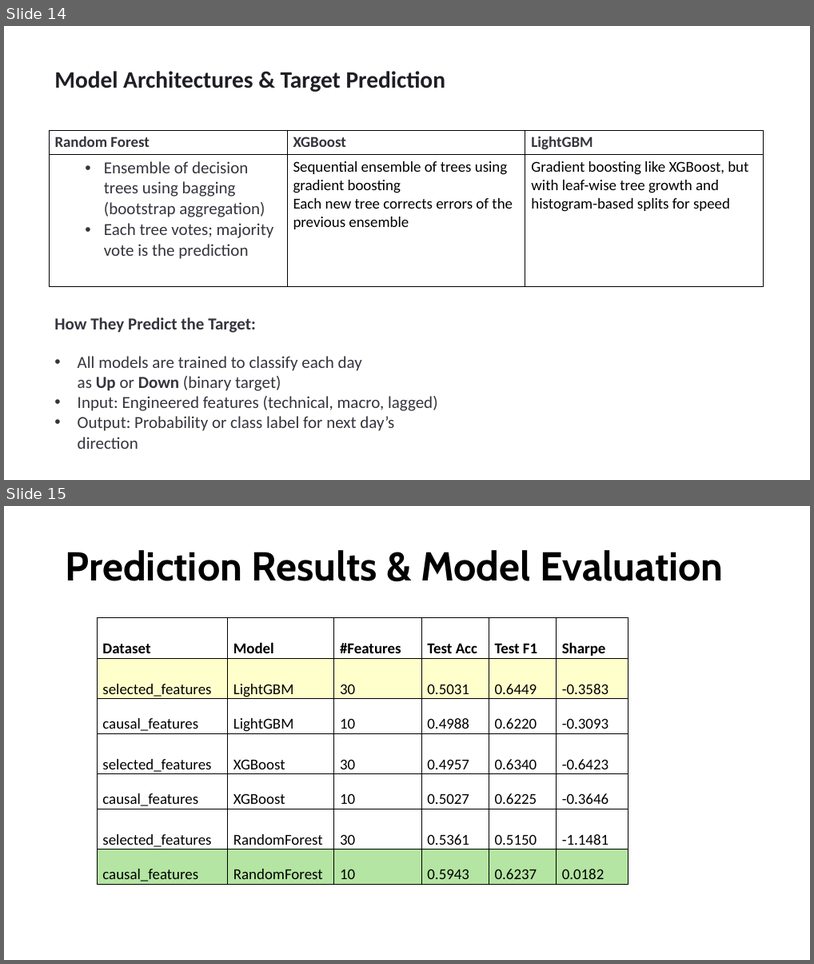
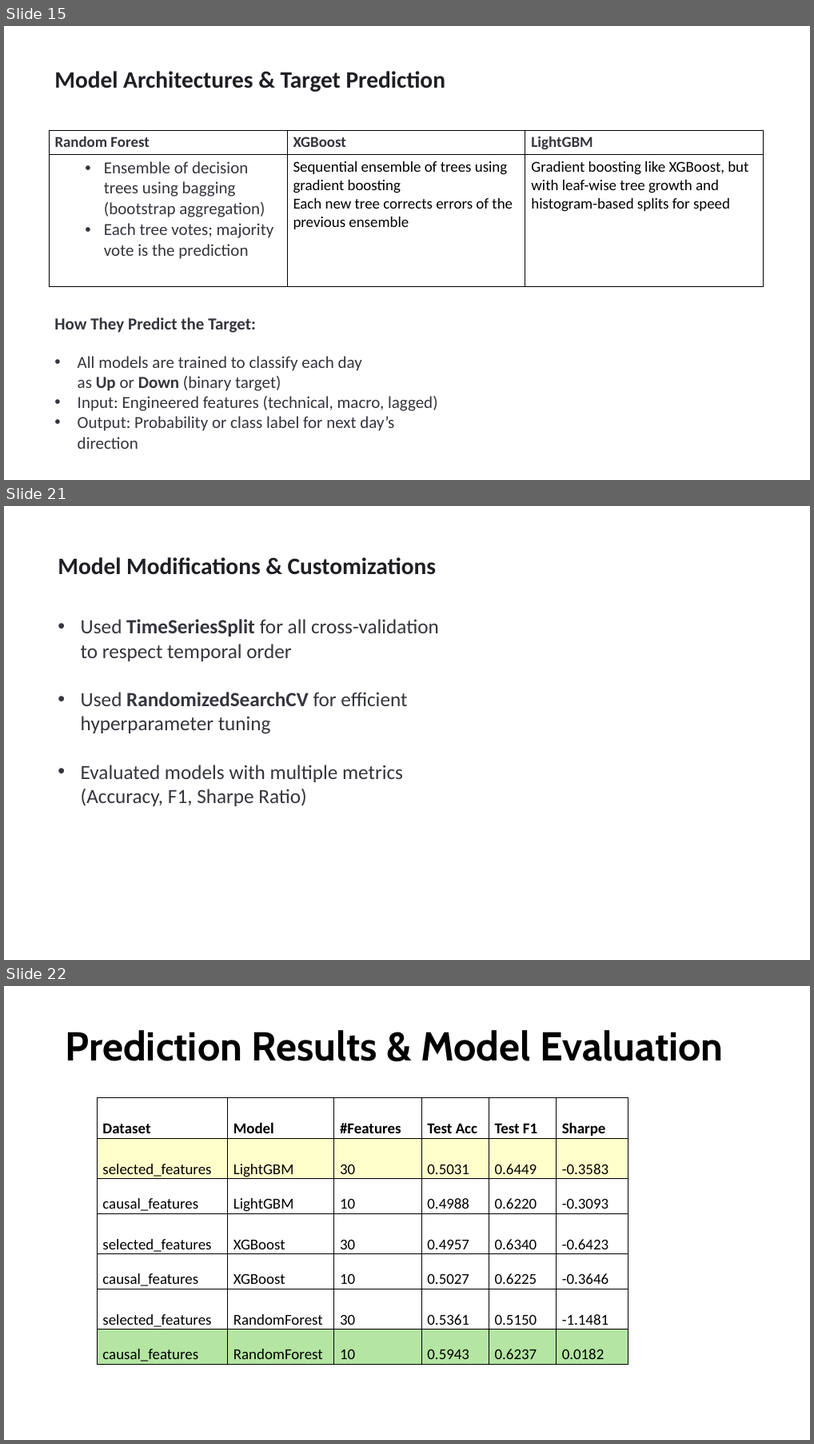
Before and after one commit to sjohny-uh/Causal_Inference_Project, a slide deck: Presentation/Causal_Inference_Presentation.pptx. Shown one above the other, each under a label of ours: slides 14 and 15 before the commit, slides 15, 21 and 22 after it; the slides between them are not shown. The pictures are 814x964 and 814x1444 pixels, drawn with LibreOffice and Linux fonts; fonts in the diff are those of the drawing. Boxes give left, top, right and bottom in pixels: in the first picture for what was removed or moved away, otherwise in the second. Text is boxed around its words. In the diff, an @@ line names an element or a change of style, - is before the commit and + after.

```diff
--- a/Presentation/Causal_Inference_Presentation.pptx
+++ b/Presentation/Causal_Inference_Presentation.pptx
@@ slide 21 added at [4, 506, 810, 960], background #FFFFFF @@
@@ text added at [58, 557, 436, 575], 28 pt, text #1E1F24, bold @@
+Model Modifications & Customizations
@@ text added at [81, 619, 439, 806], 24 pt, text #34353D @@
+• Used TimeSeriesSplit for all cross-validation to respect temporal order
+• Used RandomizedSearchCV for efficient hyperparameter tuning
+• Evaluated models with multiple metrics (Accuracy, F1, Sharpe Ratio)
@@ what was slide 14 is now slide 15 @@
@@ what was slide 15 is now slide 22 @@
```
Also in this commit, not shown: 5 other slides added, 2 other files.
